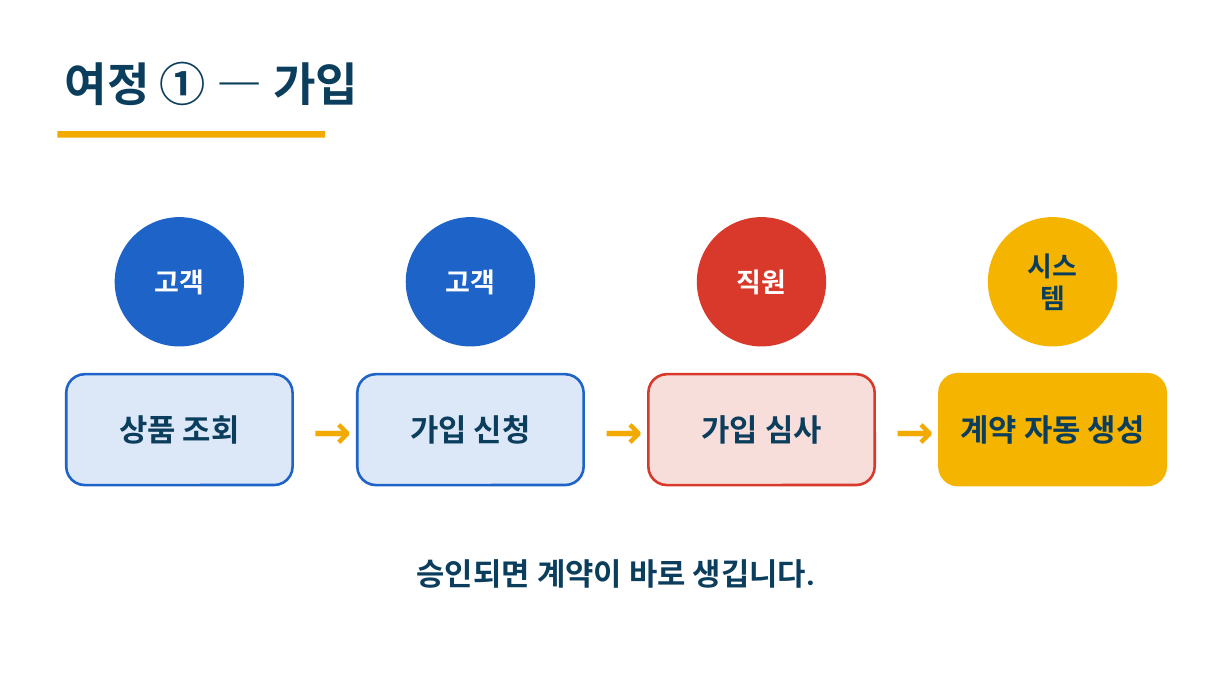
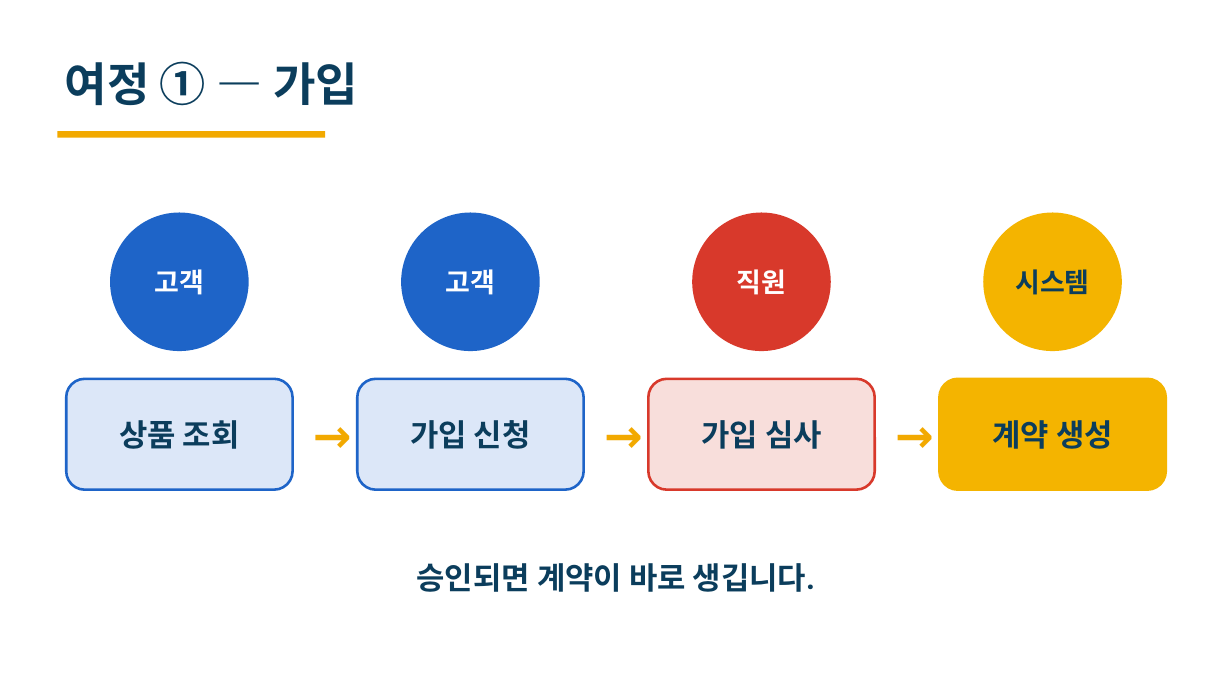
Before and after one commit to heyoonyoon/distributed-programming, a slide deck: slide 6 of docs/presentation/보험발표-편집가능.pptx. Drawn at 1232x693 pixels with LibreOffice and Linux fonts; fonts in the diff are those of the drawing. Boxes give left, top, right and bottom in pixels: in the first picture for what was removed or moved away, otherwise in the second. Text is boxed around its words. In the diff, an @@ line names an element or a change of style, - is before the commit and + after.

```diff
--- a/docs/presentation/보험발표-편집가능.pptx
+++ b/docs/presentation/보험발표-편집가능.pptx
@@ ellipse "고객": place and size @@
-ellipse "고객" at box(115, 217, 244, 347)
+ellipse "고객" at box(110, 213, 249, 351)
@@ ellipse "고객": place and size @@
-ellipse "고객" at box(406, 217, 535, 347)
+ellipse "고객" at box(401, 213, 540, 351)
@@ ellipse "직원": place and size @@
-ellipse "직원" at box(697, 217, 826, 347)
+ellipse "직원" at box(692, 213, 831, 351)
@@ ellipse "시스템": place and size @@
-ellipse "시스템" at box(988, 217, 1117, 347)
+ellipse "시스템" at box(983, 213, 1122, 351)
@@ 4 rounded rectangles, 4 texts: place and size @@
-4 rounded rectangles, 4 texts at box(67, 374, 1166, 588)
+4 rounded rectangles, 4 texts at box(67, 379, 1166, 592)
@@ text in rounded rectangle at box(992, 420, 1113, 449): text changed @@
-계약 자동 생성
+계약 생성
```
Also in this commit, not shown: 5 other slides changed, 1 other file.
